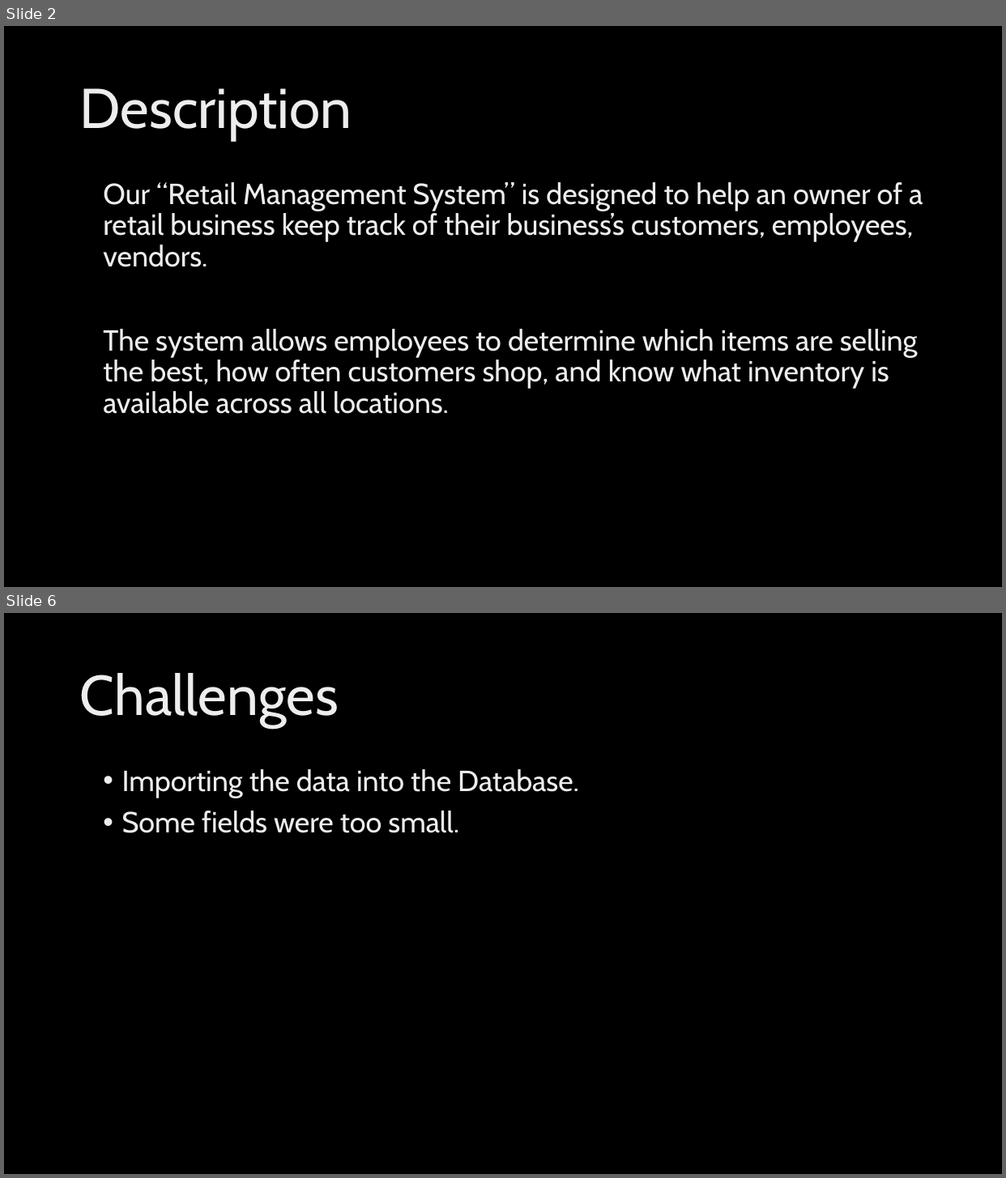
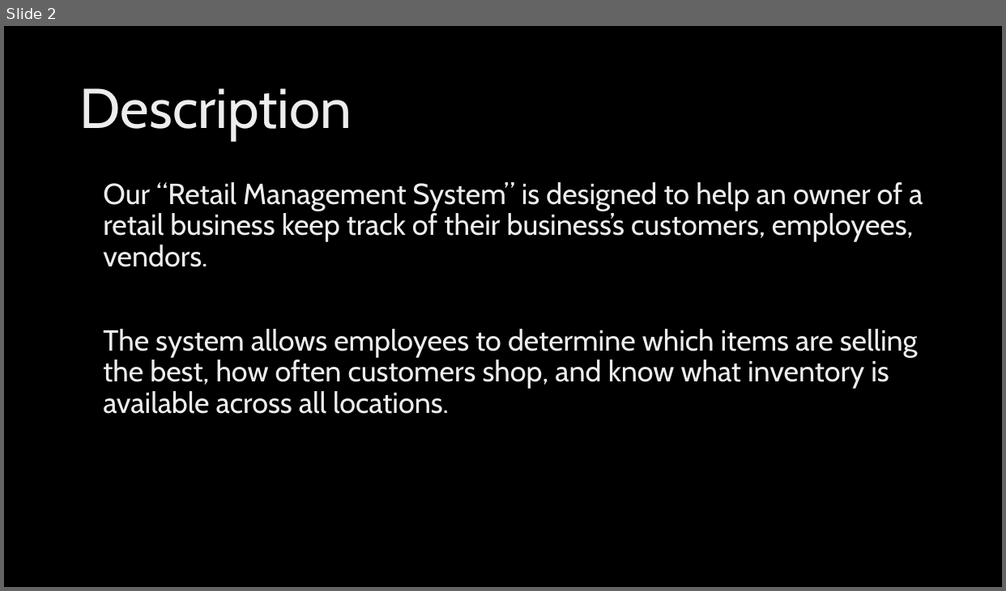
Before and after one commit to itsbenweeks/itsbenweeks.spellbook, a slide deck: database_architecture/retail_mgmg_system/CS579 Project Presentation.pptx. Shown one above the other, each under a label of ours: slides 2 and 6 before the commit, slide 2 after it; the slides between them are not shown. The pictures are 1006x1178 and 1006x591 pixels, drawn with LibreOffice and Linux fonts; fonts in the diff are those of the drawing; background and template pictures are left out. Boxes give left, top, right and bottom in pixels: in the first picture for what was removed or moved away, otherwise in the second. Text is boxed around its words. In the diff, an @@ line names an element or a change of style, - is before the commit and + after.

```diff
--- a/database_architecture/retail_mgmg_system/CS579 Project Presentation.pptx
+++ b/database_architecture/retail_mgmg_system/CS579 Project Presentation.pptx
@@ slide 6 removed at (4,613,1002,1174), background picture (left out) @@
@@ title removed at (80,673,339,727) @@
-Challenges
@@ text removed at (122,769,579,833) @@
-• Importing the data into the Database.
-• Some fields were too small.
```
Also in this commit, not shown: 1 slide changed, 3 slides added, 2 other slides removed.
